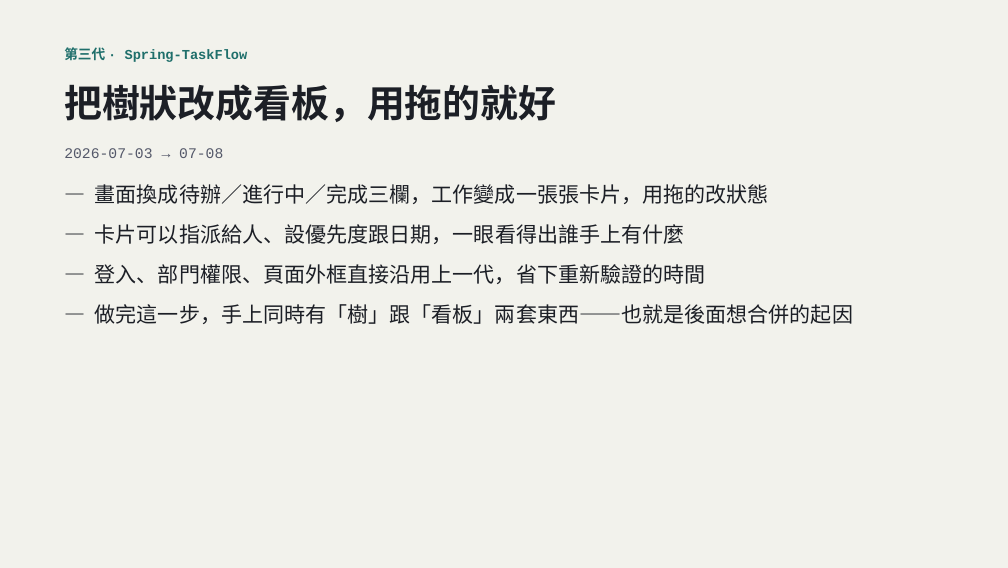
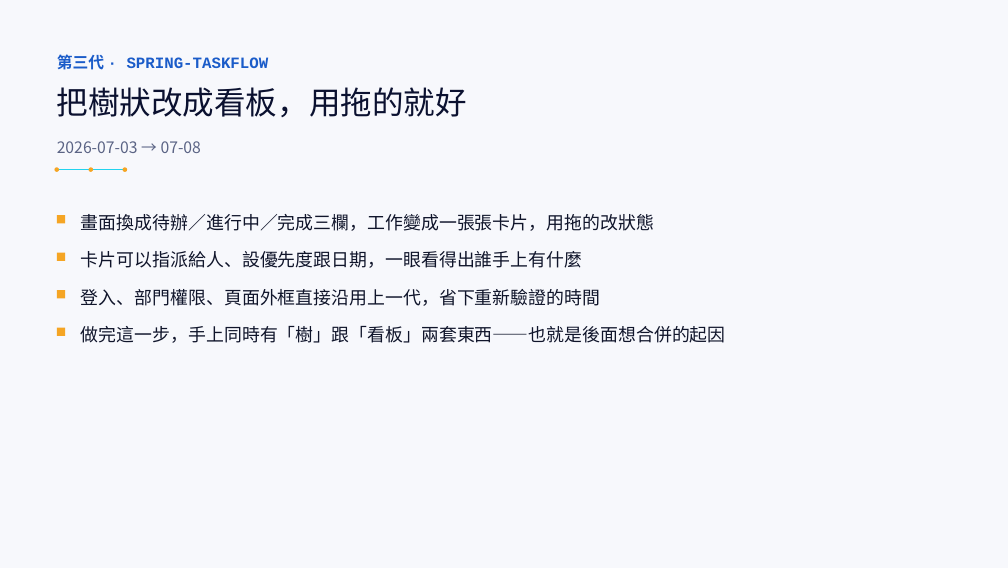
Before and after one commit to LinGaOscar/Spring-MissionBoard, a slide deck: slide 13 of docs/從HTML到SaaS_AI開發技巧回顧.pptx. Drawn at 1008x568 pixels with LibreOffice and Linux fonts; fonts in the diff are those of the drawing. Boxes give left, top, right and bottom in pixels: in the first picture for what was removed or moved away, otherwise in the second. Text is boxed around its words. In the diff, an @@ line names an element or a change of style, - is before the commit and + after.

Commit message:
docs: 簡報全 27 頁視覺重新設計
改用深靛藍／電光青／琥珀黃色系，封面與收尾 Q&A 頁改深色背景。開發歷程頁改時間軸視覺、數字統計頁改 KPI 儀表板風格、開發流程頁改流程圖、SaaS 與重構動機兩頁改左右對照面板。真實對話紀錄兩頁重新核對原始群組圖形裡的逐字內容，避免上次擷取遺漏。畫面截圖統一加外框與角標。內容全部沿用原文，純視覺改版。

```diff
--- a/docs/從HTML到SaaS_AI開發技巧回顧.pptx
+++ b/docs/從HTML到SaaS_AI開發技巧回顧.pptx
@@ background #F2F2EC to #F7F8FC @@
@@ text at (57, 54, 269, 70): text changed; size 13 to 15 pt; text colour #1F6F6B to #1B5CC9 @@
-第三代 · Spring-TaskFlow
+第三代 · SPRING-TASKFLOW
@@ text "把樹狀改成看板，用拖的就好": place and size @@
-text "把樹狀改成看板，用拖的就好" at (64, 84, 556, 122)
+text "把樹狀改成看板，用拖的就好" at (57, 87, 467, 117)
@@ text "把樹狀改成看板，用拖的就好" at (57, 87, 467, 117): size 36 to 30 pt, font Arial to Noto Sans CJK SC, text colour #1C1F26 to #0B1130, bold off @@
@@ text "2026-07-03 → 07-08" at (57, 141, 201, 153): size 14 to 15 pt, font Courier New to Noto Sans CJK SC, text colour #55596A to #5B6485 @@
@@ ellipse added at (54, 167, 59, 172), fill #F5A524 @@
@@ line added from (57, 170) to (125, 170), #22D3EE 1.5 pt @@
@@ ellipse added at (89, 167, 93, 172), fill #F5A524 @@
@@ ellipse added at (123, 167, 127, 172), fill #F5A524 @@
@@ rectangle added at (57, 215, 65, 223), fill #F5A524 @@
@@ text added at (81, 214, 654, 231), 17 pt, text #10152B @@
+畫面換成待辦／進行中／完成三欄，工作變成一張張卡片，用拖的改狀態
@@ rectangle added at (57, 253, 65, 261), fill #F5A524 @@
@@ text added at (81, 251, 582, 268), 17 pt, text #10152B @@
+卡片可以指派給人、設優先度跟日期，一眼看得出誰手上有什麼
@@ rectangle added at (57, 290, 65, 298), fill #F5A524 @@
@@ text added at (81, 289, 600, 306), 17 pt, text #10152B @@
+登入、部門權限、頁面外框直接沿用上一代，省下重新驗證的時間
@@ rectangle added at (57, 328, 65, 336), fill #F5A524 @@
@@ text at (81, 326, 726, 343): text changed; size 20 to 17 pt; font Arial to Noto Sans CJK SC; text colour #1C1F26 to #10152B @@
-— 畫面換成待辦／進行中／完成三欄，工作變成一張張卡片，用拖的改狀態
-— 卡片可以指派給人、設優先度跟日期，一眼看得出誰手上有什麼
-— 登入、部門權限、頁面外框直接沿用上一代，省下重新驗證的時間
-— 做完這一步，手上同時有「樹」跟「看板」兩套東西——也就是後面想合併的起因
+做完這一步，手上同時有「樹」跟「看板」兩套東西——也就是後面想合併的起因
```
Also in this commit, not shown: 26 other slides changed.
